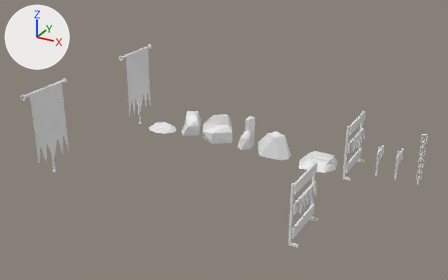
What one commit did to the Blender file DustinsBlender/DustinsModels.blend.
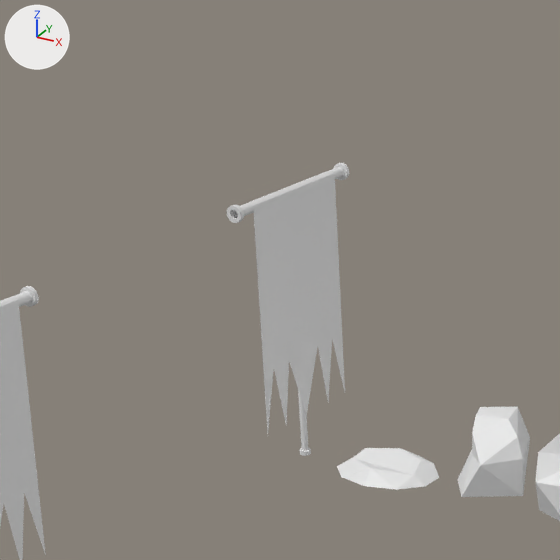
There are two pictures of each version: one whole from a 50 mm camera at (128.1, -206.1, 103.9) aimed at (26.3, -20.9, 11.3), one close up on the part from 13% to 47% of the width and 0% to 55% of the height. The axes (+X, +Y, +Z) are drawn at upper left. The lights are the same throughout.

Script lines for the objects in view, before the commit:
```python
me_icosphere = bpy.data.meshes.new('Icosphere')
me_icosphere.from_pydata(...)  # 22 vertices, 40 faces; spans x -1.04..0.66, y -0.57..1.02, z -0.53..0.86
me_plane = bpy.data.meshes.new('Plane')
me_plane.from_pydata(...)  # 535 vertices, 519 faces; spans x -1.08..1.46, y -1.35..1.31, z -2.39..-0.37
me_plane.materials.append(mat_material_001)  # white #e7e7e7
me_plane_001 = bpy.data.meshes.new('Plane.001')
me_plane_001.from_pydata(...)  # 21 vertices, 6 faces; spans x -1.05..1.08, y -1.0..1.0, z -1.92..-0.74
me_plane_001.materials.append(mat_material_011)  # white #e7e7e7
ob_icosphere = bpy.data.objects.new('Icosphere', me_icosphere)
ob_icosphere.location = (13.2, 0.0, 4.5)
ob_icosphere.scale = (8.04, 8.04, 8.04)
ob_plane = bpy.data.objects.new('Plane', me_plane)
ob_plane.location = (-26.4, 0.2, 19.1)
ob_plane.rotation_euler = (0.0, 1.571, 0.0)  # degrees (0, 90, 0)
ob_plane.scale = (13.3, 7.89, 1.0)
ob_plane_001 = bpy.data.objects.new('Plane.001', me_plane_001)
ob_plane_001.location = (-26.4, -53.8, 19.1)
ob_plane_001.rotation_euler = (0.0, 1.571, 0.0)  # degrees (0, 90, 0)
ob_plane_001.scale = (13.3, 7.89, 1.0)
# also in view: 'Icosphere.004' at (-2.1, 1.6, 4.5); 'Icosphere.005' at (-15.8, 0.0, 0.7)
```
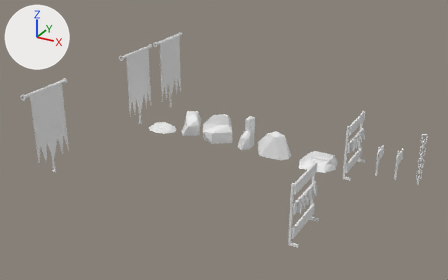
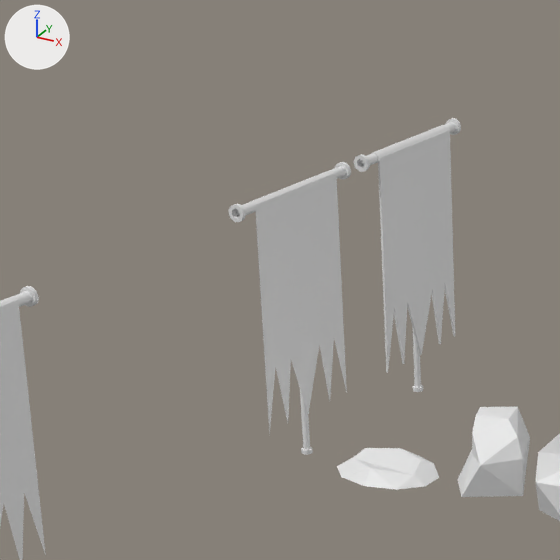
Boxes (x1, y1, x2, y2) around the edits, measured in the close-ups (560 x 560 px):
'Plane', moved
    before: (227, 163, 349, 456)
    after: (229, 162, 351, 455)
'Plane.002', added
    after: (354, 118, 461, 392)

Edits to the bpy script that builds the scene:
```text
Add mat_material_012:
    mat_material_012 = principled_material('Material.012')
    mat_material_012.base_color = (0.8, 0.8, 0.8)  # white #e7e7e7
Add me_plane_002:
    me_plane_002.from_pydata(...)  # 556 vertices, 546 faces; spans x -1.08..1.46, y -1.35..1.31, z -2.39..-0.37
    me_plane_002.materials.append(mat_material_012)  # white #e7e7e7
Change ob_plane:
    ob_plane.location: (-26.4, 0.2, 19.1) -> (-26.4, 0.5, 19.1)
Add ob_plane_002:
    ob_plane_002 = bpy.data.objects.new('Plane.002', me_plane_002)
    ob_plane_002.location = (-26.4, 25.0, 19.1)
    ob_plane_002.rotation_euler = (0.0, 1.571, 0.0)  # degrees (0, 90, 0)
    ob_plane_002.scale = (13.3, 7.89, 1.0)
    _m = ob_plane_002.modifiers.new('Weld', 'WELD')
```
